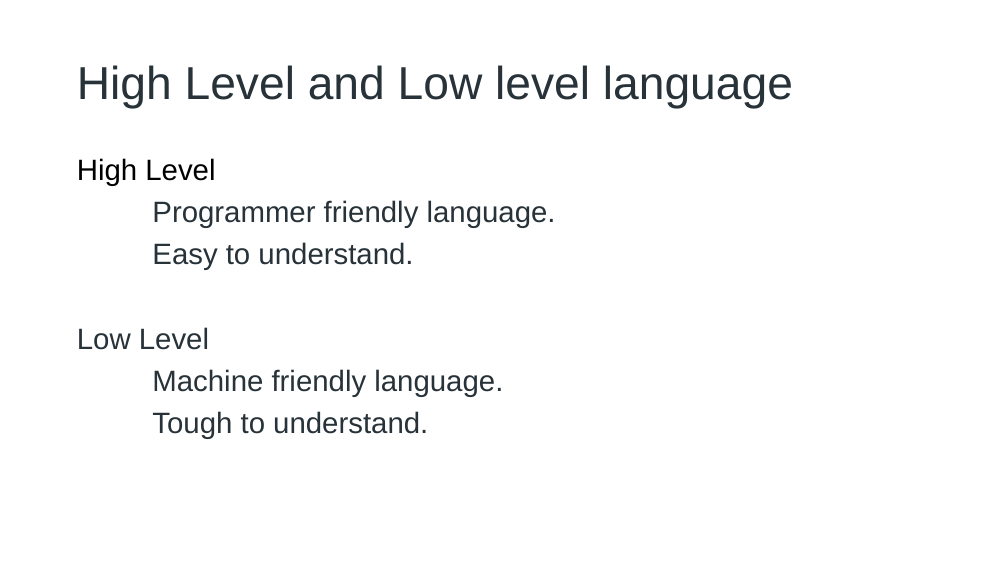
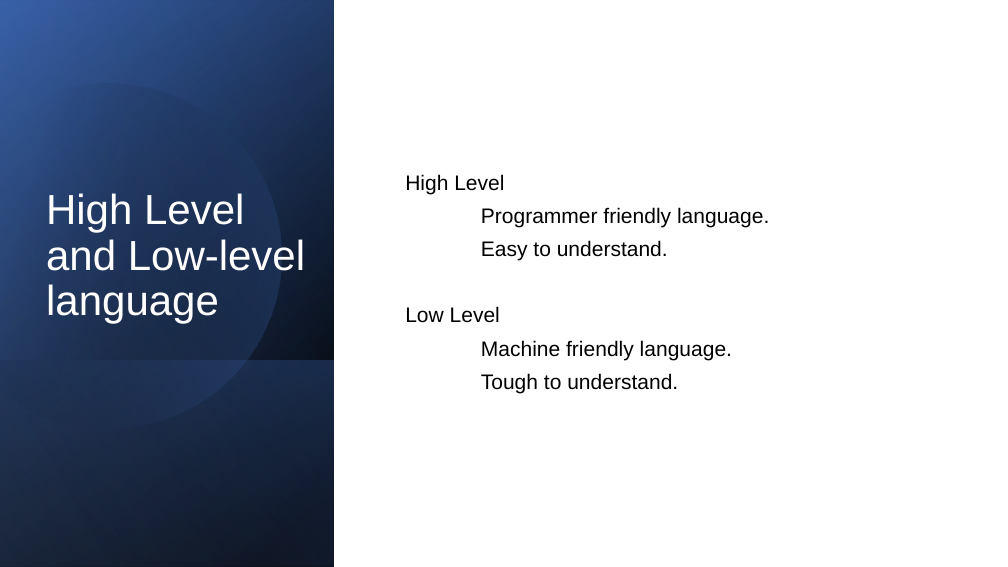
Before and after one commit to adithyavarkuri/Videos, a slide deck: slide 2 of 1.Java Execution/Java Execution.pptx. Drawn at 1008x567 pixels with LibreOffice and Linux fonts; fonts in the diff are those of the drawing. Boxes give left, top, right and bottom in pixels: in the first picture for what was removed or moved away, otherwise in the second. Text is boxed around its words. In the diff, an @@ line names an element or a change of style, - is before the commit and + after.

```diff
--- a/1.Java Execution/Java Execution.pptx
+++ b/1.Java Execution/Java Execution.pptx
@@ rectangle added at (0,0,1008,567), fill #FFFFFF @@
@@ rectangle added at (0,0,334,567), fill gradient #000000 to #2F5597 @@
@@ rectangle added at (0,1,334,567), fill gradient #000000 to #4472C4 @@
@@ rectangle added at (0,0,334,566), fill gradient #000000 to #8FAADC @@
@@ freeform shape added at (0,42,323,464), fill gradient #000000 to #4472C4 @@
@@ title "High Level and Low-level language" at (46,193,305,324): vertical alignment middle to bottom @@
@@ text "High Level": place and size @@
-text "High Level" at (77,158,556,439)
+text "High Level" at (405,174,769,393)
@@ text "High Level" at (405,174,769,393): size 28 to 20 pt, text colour #273239 to #000000; vertical alignment top to middle @@
@@ title at (46,193,305,324): text changed; size 44 to 40 pt; text colour #273239 to #FFFFFF @@
-High Level and Low level language
+High Level and Low-level language
@@ rectangle added at (0,360,334,567), fill gradient #4472C4 to #000000 @@
```
Also in this commit, not shown: 3 other slides changed, 5 other files.
